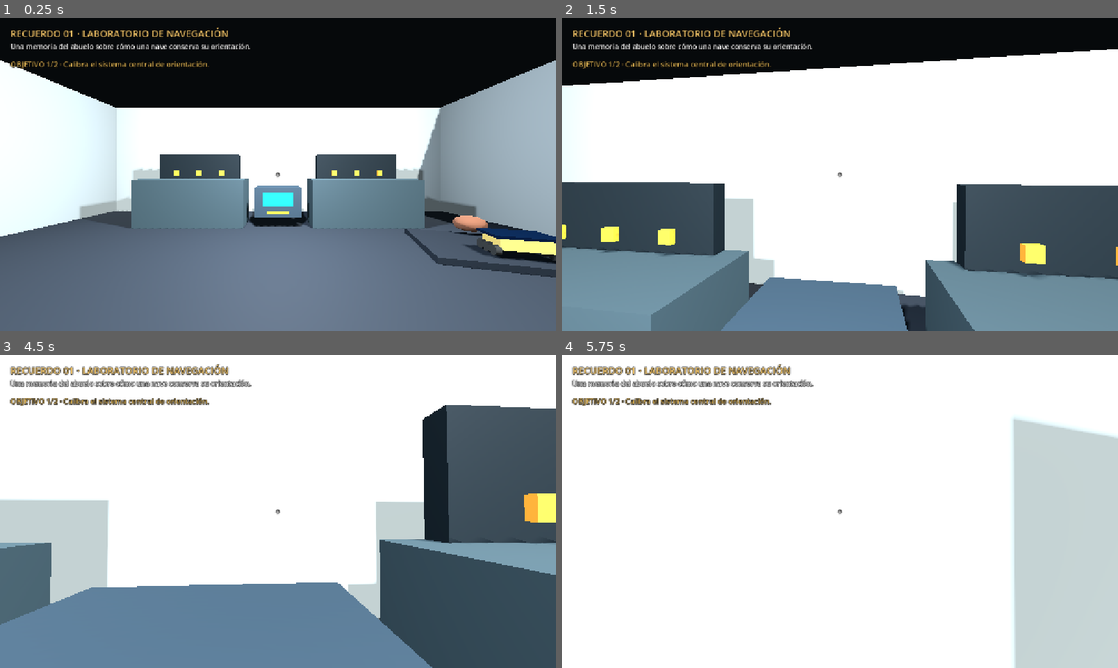
Above: before the commit, frames 1-4 (two rows, left to right).
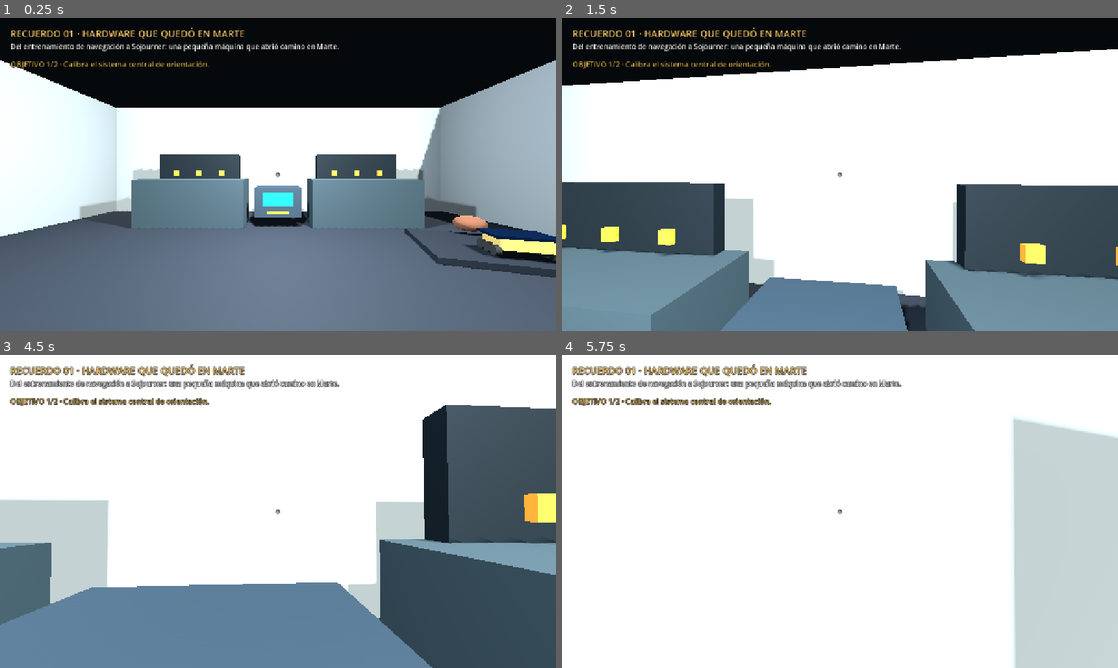
Above: after the commit, the same moments.

Repository: IDozy/starlightlegacy
Game: Godot game, scene res://levels/nasa_memory_01/nasa_memory_01.tscn
Same seed, same stepped clock (60 frames per second), same inputs: the game is played once before the commit and once after it. This scene is started directly instead of the project's main scene.
Inputs (mouse positions are in pixels of both pictures, inside the frame that each line leads up to):
- Up to frame 1 (0.25 s): no input
- Up to frame 2 (1.5 s): tap Enter at 0.5, 1.35 s; move the mouse to (867, 174) at 0.52 s; hold W from 0.53 s (still down); tap E at 0.6 s; click (867, 174) at 0.67 s; tap Space at 0.77 s; move the mouse to (812, 174) at 1.27 s
- Up to frame 3 (4.5 s): keep holding W; tap Space at 1.52, 2, 3.02, 3.77, 4.25 s; move the mouse to (289, 505) at 2.02 s; tap K at 2.1, 4.35 s; move the mouse to (272, 517) at 2.77 s; tap E at 2.85 s; click (272, 517) at 2.92 s; tap Enter at 3.5, 3.6 s; move the mouse to (316, 514) at 3.52 s; move the mouse to (233, 508) at 4.27 s
- Up to frame 4 (5.75 s): keep holding W; tap Space at 4.52 s; move the mouse to (845, 511) at 5.02 s; tap E at 5.1 s; click (845, 511) at 5.17 s

The runs differ from the first frame. In frame 1, 1.2% of the frame differs, in the area x 2-61%, y 2-11%; in frame 2, 1.2%; in frame 3, 1.5%, in the area x 1-61%, y 2-11%; in frame 4, 1.5%.

Commit message:
story: frame first memory around Mars hardware legacy

Diff:
--- a/levels/nasa_memory_01/nasa_memory_01.tscn
+++ b/levels/nasa_memory_01/nasa_memory_01.tscn
@@ -16,7 +16,7 @@
 offset_top = 20.0
 offset_right = 620.0
 offset_bottom = 82.0
-text = "RECUERDO 01 · LABORATORIO DE NAVEGACIÓN"
+text = "RECUERDO 01 · HARDWARE QUE QUEDÓ EN MARTE"
 theme_override_font_sizes/font_size = 22
 theme_override_colors/font_color = Color(0.94, 0.76, 0.4, 1)
 theme_override_colors/font_outline_color = Color(0, 0, 0, 0.85)
@@ -27,7 +27,7 @@
 offset_top = 54.0
 offset_right = 650.0
 offset_bottom = 94.0
-text = "Una memoria del abuelo sobre cómo una nave conserva su orientación."
+text = "Del entrenamiento de navegación a Sojourner: una pequeña máquina que abrió camino en Marte."
 theme_override_font_sizes/font_size = 16
 theme_override_colors/font_outline_color = Color(0, 0, 0, 0.85)
 theme_override_constants/outline_size = 5
